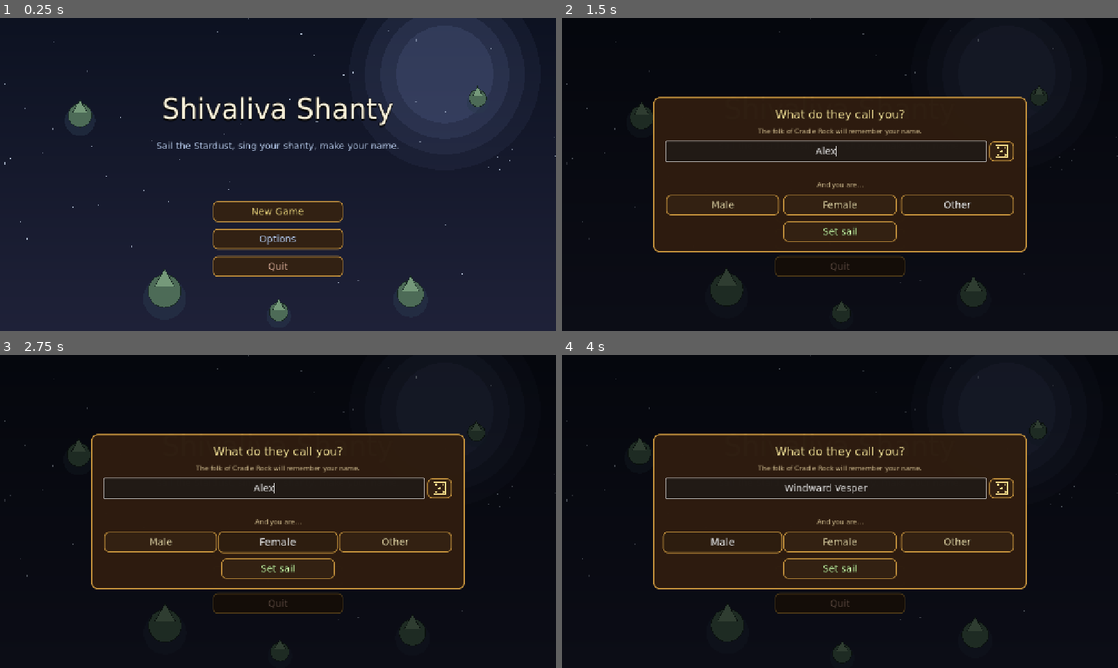
Above: before the commit, frames 1-4 (two rows, left to right).
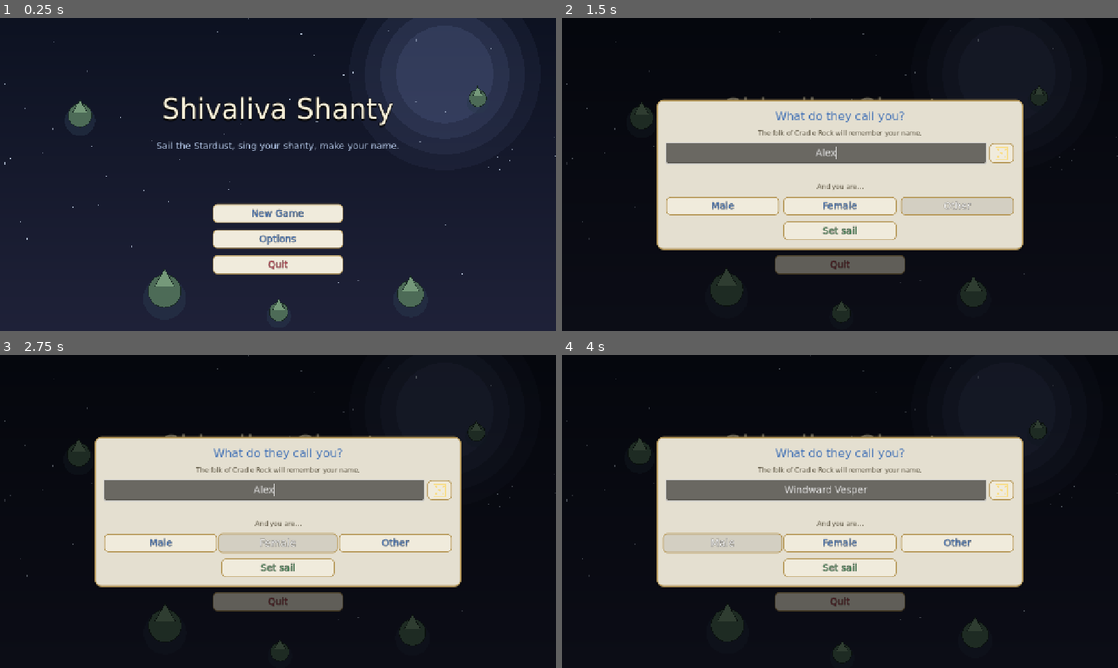
Above: after the commit, the same moments.

Repository: TairoyZone/shivaliva-shanty
Game: Godot game, scene res://main.tscn
Same seed, same stepped clock (60 frames per second), same inputs: the game is played once before the commit and once after it.
Inputs (mouse positions are in pixels of both pictures, inside the frame that each line leads up to):
- Up to frame 1 (0.25 s): no input
- Up to frame 2 (1.5 s): click "New Game" at 0.5 s; click (828, 152) at 1.27 s; type "Alex" at 1.35 s
- Up to frame 3 (2.75 s): click "New Game" at 2 s
- Up to frame 4 (4 s): click (1001, 489) at 2.75 s; click "Male" at 3.5 s

The runs differ from the first frame. In frame 1, 4.8% of the frame differs, in the area x 38-62%, y 58-83%; in frame 2, 35%, in the area x 16-84%, y 25-83%; in frame 3, 35%; in frame 4, 35%.

Commit message:
fix(ui): theme-aware rail icons + themed main menu (light-theme contrast)
The rail glyphs (MenuGlyph) were a fixed brass gold that vanished on the light page
— now they draw in the on-surface INK (dark on light, cream on dark) like YPP's dark
line icons. The title screen was never themed: its buttons + name/overwrite prompts
now use the central theme (light parchment buttons with semantic colors — Continue
green, New Game/Options blue, Quit red — over the dark menu sky; prompt panels light
with dark text). Both verified by render.

Part of fixing the light-theme contrast regression (icons + surfaces that still
carried old light-on-dark colors). More surfaces to follow.

Co-Authored-By: Claude Opus 4.8 (1M context) <noreply@anthropic.com>

Diff:
--- a/interface/quick_menu/menu_glyph.gd
+++ b/interface/quick_menu/menu_glyph.gd
@@ -5,9 +5,15 @@
 class_name MenuGlyph
 extends Control
 
-const GOLD : Color = Color(0.96, 0.86, 0.50, 1.0)
-const DARK : Color = Color(0.0, 0.0, 0.0, 0.55)
-const HANDLE : Color = Color(0.55, 0.38, 0.18, 1.0)
+# Theme-aware monochrome icon: the body draws in the on-surface INK (dark on the light page, cream on a dark
+# scheme) and the inner detail lines draw in the surface tone (CUT) so they read as cut-outs — a clean YPP-style
+# line icon on whatever the rail surface is. (Was a fixed brass GOLD that vanished on the light theme.)
+var GOLD : Color :
+	get: return Palette.TEXT_PRIMARY
+var DARK : Color :
+	get: return Color(Palette.CARD_BG.r, Palette.CARD_BG.g, Palette.CARD_BG.b, 0.85)
+var HANDLE : Color :
+	get: return Palette.TEXT_MUTED
 
 @export_enum("bag", "heart", "star", "jobs", "book", "bell", "scroll", "swords") var kind : String = "bag":
 	set(value):
@@ -108,8 +114,8 @@
 
 func _swords(c: Vector2) -> void:
 
-	# Crossed sabres (the duel-challenge card): two steel blades crossing, hilts + pommels at the bottom.
-	var steel : Color = Color(0.82, 0.86, 0.92, 1.0)
+	# Crossed sabres (the duel-challenge card): two blades crossing, hilts + pommels at the bottom.
+	var steel : Color = GOLD   # theme INK (dark on light)
 	draw_line(c + Vector2(-7.0, 7.5), c + Vector2(7.5, -7.5), steel, 2.4)   # blade ↗ (hilt bottom-left)
 	draw_line(c + Vector2(7.0, 7.5), c + Vector2(-7.5, -7.5), steel, 2.4)   # blade ↖ (hilt bottom-right)
 	draw_line(c + Vector2(-9.0, 5.5), c + Vector2(-5.0, 9.5), HANDLE, 2.2)  # left guard
--- a/main.gd
+++ b/main.gd
@@ -154,15 +154,13 @@
 	var msg : Label = Label.new()
 	msg.text = "What do they call you?"
 	msg.add_theme_font_size_override("font_size", 26)
-	msg.add_theme_color_override("font_color", Color(0.98, 0.90, 0.6, 1.0))
-	msg.add_theme_color_override("font_outline_color", Color(0, 0, 0, 0.9))
-	msg.add_theme_constant_override("outline_size", 3)
+	UiStyle.apply_title(msg)
 	msg.horizontal_alignment = HORIZONTAL_ALIGNMENT_CENTER
 	vbox.add_child(msg)
 	var sub : Label = Label.new()
 	sub.text = "The folk of Cradle Rock will remember your name."
 	sub.add_theme_font_size_override("font_size", 15)
-	sub.add_theme_color_override("font_color", Color(0.82, 0.74, 0.56, 1.0))
+	UiStyle.apply_muted(sub)
 	sub.horizontal_alignment = HORIZONTAL_ALIGNMENT_CENTER
 	sub.autowrap_mode = TextServer.AUTOWRAP_WORD
 	vbox.add_child(sub)
@@ -193,7 +191,7 @@
 	# Validation line (a name is REQUIRED + must be unused — empty/taken disables "Set sail").
 	var hint : Label = Label.new()
 	hint.add_theme_font_size_override("font_size", 13)
-	hint.add_theme_color_override("font_color", Color(0.96, 0.62, 0.5, 1.0))
+	hint.add_theme_color_override("font_color", Palette.DANGER)
 	hint.horizontal_alignment = HORIZONTAL_ALIGNMENT_CENTER
 	hint.custom_minimum_size = Vector2(0, 16)
 	vbox.add_child(hint)
@@ -203,7 +201,7 @@
 	var glabel : Label = Label.new()
 	glabel.text = "And you are…"
 	glabel.add_theme_font_size_override("font_size", 15)
-	glabel.add_theme_color_override("font_color", Color(0.82, 0.74, 0.56, 1.0))
+	UiStyle.apply_muted(glabel)
 	glabel.horizontal_alignment = HORIZONTAL_ALIGNMENT_CENTER
 	vbox.add_child(glabel)
 	var grow : HBoxContainer = HBoxContainer.new()
@@ -341,7 +339,7 @@
 	var msg : Label = Label.new()
 	msg.text = "Start a new game?\nThis erases your current saved progress."
 	msg.add_theme_font_size_override("font_size", 20)
-	msg.add_theme_color_override("font_color", Color(0.95, 0.86, 0.6, 1.0))
+	UiStyle.apply_primary(msg)
 	msg.horizontal_alignment = HORIZONTAL_ALIGNMENT_CENTER
 	msg.autowrap_mode = TextServer.AUTOWRAP_WORD
 	vbox.add_child(msg)
@@ -373,54 +371,25 @@
 
 func _panel_style() -> StyleBoxFlat:
 
-	var s : StyleBoxFlat = StyleBoxFlat.new()
-	s.bg_color = Color(0.18, 0.11, 0.06, 0.97)
-	s.border_color = Color(0.78, 0.58, 0.24, 1.0)
-	s.border_width_left = 3
-	s.border_width_top = 3
-	s.border_width_right = 3
-	s.border_width_bottom = 3
-	s.corner_radius_top_left = 14
-	s.corner_radius_top_right = 14
-	s.corner_radius_bottom_right = 14
-	s.corner_radius_bottom_left = 14
-	s.content_margin_left = 30
-	s.content_margin_right = 30
-	s.content_margin_top = 24
-	s.content_margin_bottom = 24
-	return s
+	return UiStyle.panel(true)   # central theme (light page over the dark menu sky)
+
+
+# Map the old light button tints to the theme's semantic roles (the title sits over the dark menu sky, so its
+# light parchment buttons read fine): green→positive, red→danger, gold/blue→accent.
+func _btn_fg(c: Color) -> Color:
+
+	if c.g >= c.r and c.g >= c.b:
+		return Palette.POSITIVE
+	if c.r > c.g + 0.1 and c.b < c.r:
+		return Palette.DANGER
+	return Palette.ACCENT
 
 
 func _make_button(text: String, font_color: Color) -> Button:
 
 	var btn : Button = Button.new()
 	btn.text = text
-	btn.focus_mode = Control.FOCUS_NONE
 	btn.custom_minimum_size = Vector2(260, 0)
 	btn.add_theme_font_size_override("font_size", 22)
-	btn.add_theme_color_override("font_color", font_color)
-	btn.add_theme_color_override("font_outline_color", Color(0, 0, 0, 0.9))
-	btn.add_theme_constant_override("outline_size", 3)
-	for state in ["normal", "hover", "pressed"]:
-		var sb : StyleBoxFlat = StyleBoxFlat.new()
-		var bg : Color = Color(0.20, 0.13, 0.07, 0.95)
-		if state == "hover":
-			bg = bg.lightened(0.10)
-		elif state == "pressed":
-			bg = bg.darkened(0.12)
-		sb.bg_color = bg
-		sb.border_color = Color(0.78, 0.58, 0.24, 1.0)
-		sb.border_width_left = 2
-		sb.border_width_top = 2
-		sb.border_width_right = 2
-		sb.border_width_bottom = 2
-		sb.corner_radius_top_left = 10
-		sb.corner_radius_top_right = 10
-		sb.corner_radius_bottom_right = 10
-		sb.corner_radius_bottom_left = 10
-		sb.content_margin_left = 20
-		sb.content_margin_right = 20
-		sb.content_margin_top = 10
-		sb.content_margin_bottom = 10
-		btn.add_theme_stylebox_override(state, sb)
+	UiStyle.style_button(btn, _btn_fg(font_color), Palette.CARD_BG, Palette.BORDER)
 	return btn
